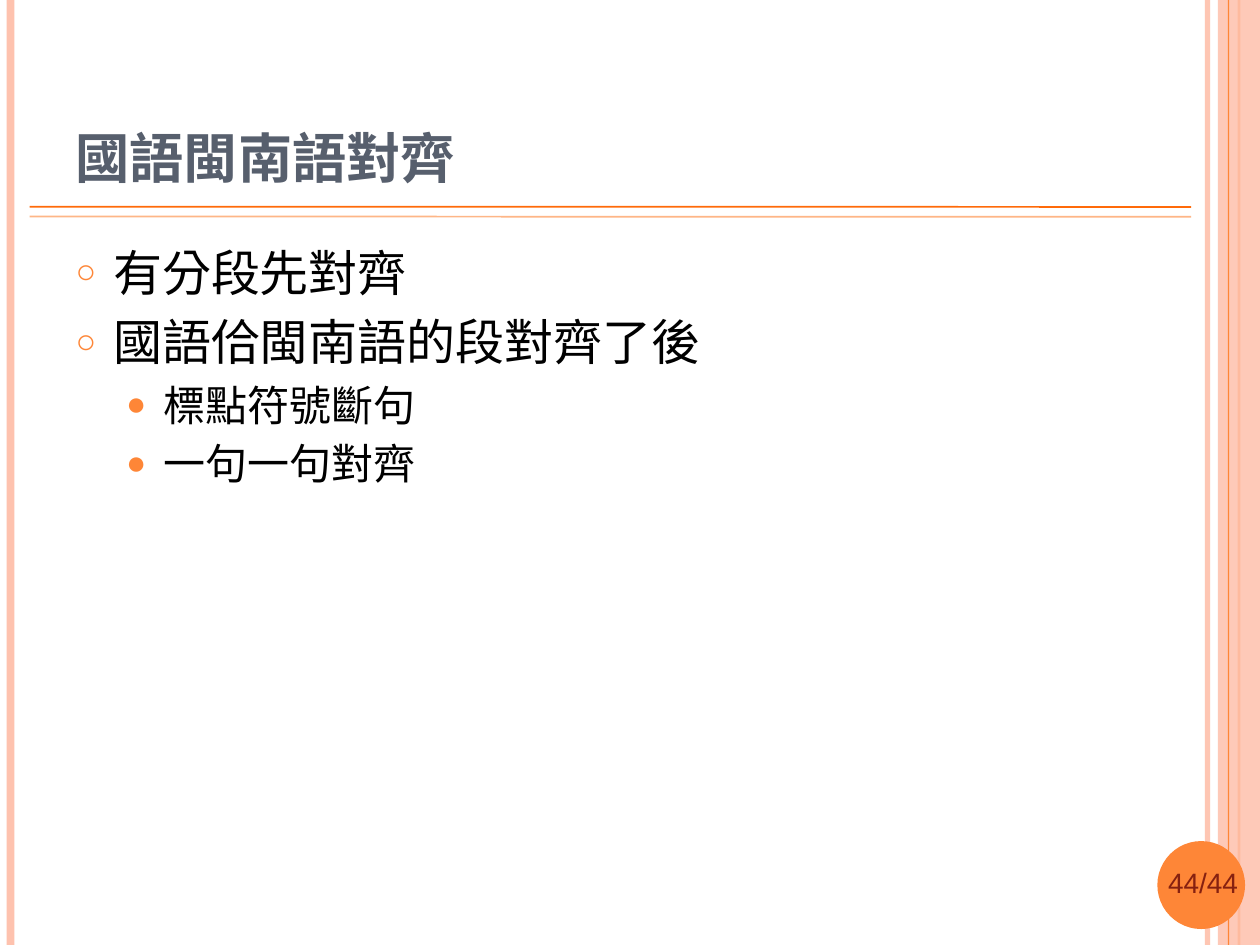
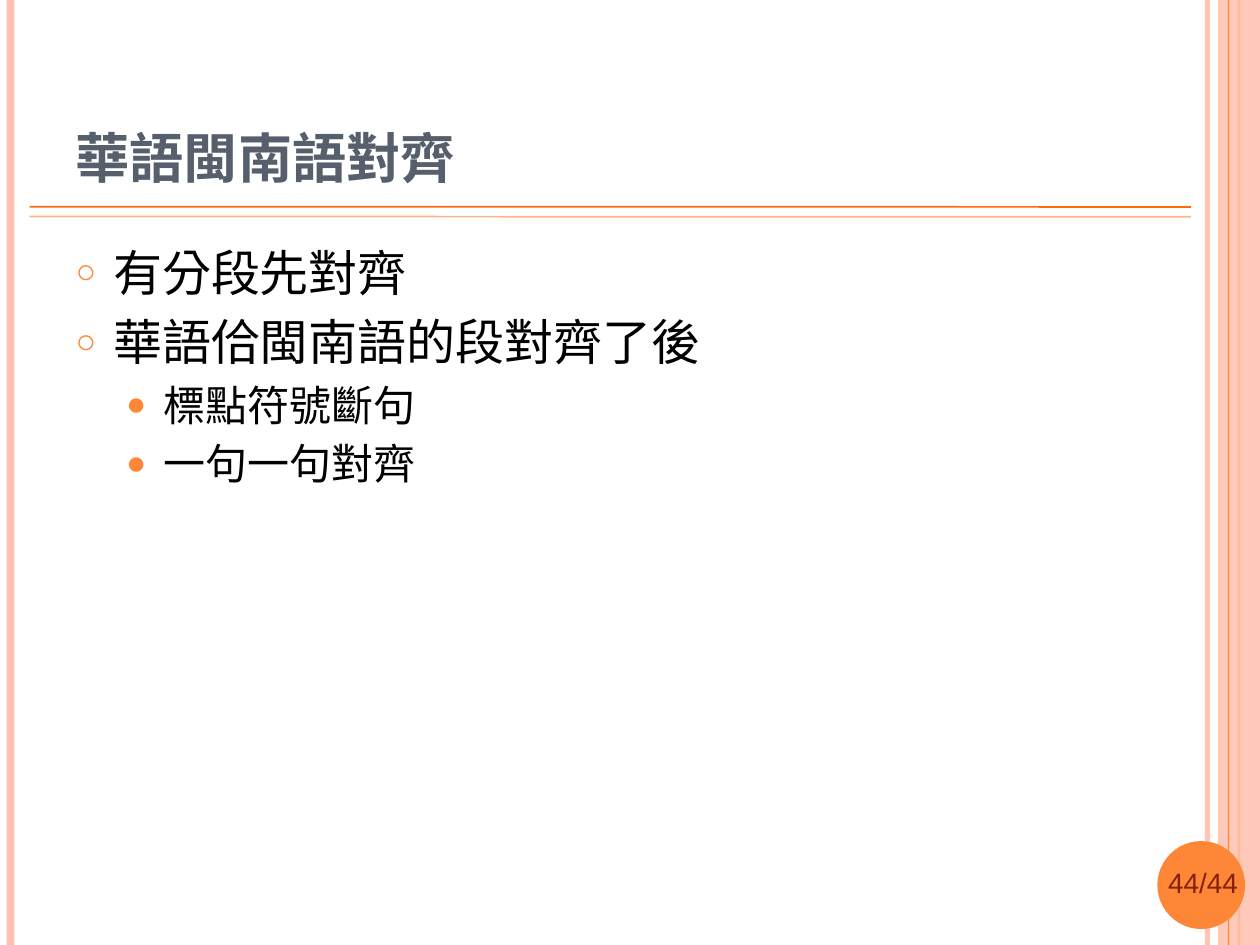
Before and after one commit to sih4sing5hong5/po3-ko3_tau5-iann2-phinn3, a slide deck: slide 44 of 翻譯報告.pptx. Drawn at 1260x945 pixels with LibreOffice and Linux fonts; fonts in the diff are those of the drawing; background and template pictures are left out. Boxes give left, top, right and bottom in pixels: in the first picture for what was removed or moved away, otherwise in the second. Text is boxed around its words. In the diff, an @@ line names an element or a change of style, - is before the commit and + after.

```diff
--- a/翻譯報告.pptx
+++ b/翻譯報告.pptx
@@ title at <box>75,132,455,183</box>: text changed @@
-國語閩南語對齊
+華語閩南語對齊
@@ text at <box>113,318,700,365</box>: text changed @@
-○ 國語佮閩南語的段對齊了後
+○ 華語佮閩南語的段對齊了後
```
Also in this commit, not shown: 28 other slides changed.
